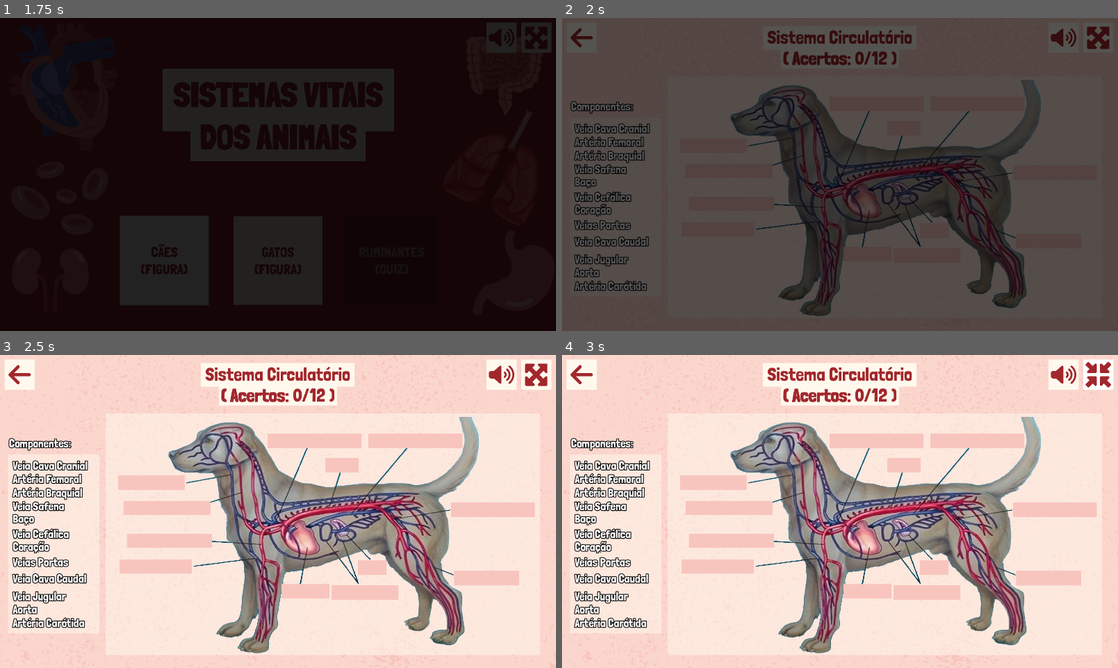
Above: before the commit, frames 1-4 (two rows, left to right).
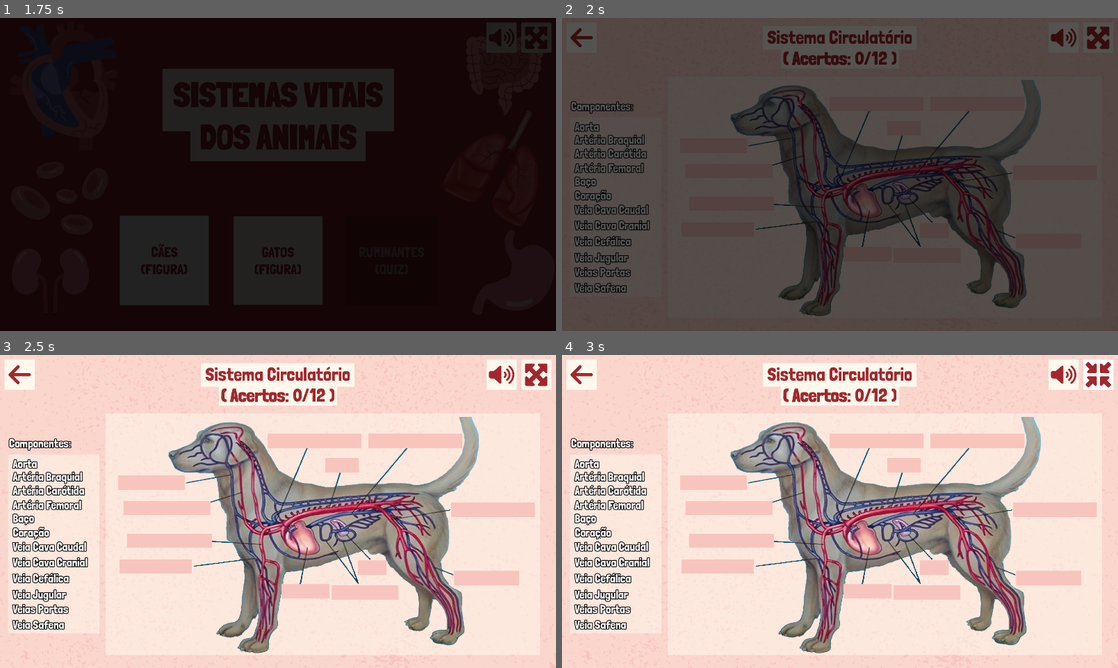
Above: after the commit, the same moments.

Repository: telmotrooper/vet-game
Game: Godot game, scene res://main.tscn
The game is run twice, just before and just after one commit, with the same random seed, the same clock (stepped at 60 frames per second) and the same inputs.
Inputs (mouse positions are in pixels of both pictures, inside the frame that each line leads up to):
- Up to frame 1 (1.75 s): tap Enter at 0.5 s; click "CÃES (FIGURA)" at 1.25 s
- Up to frame 2 (2 s): no input
- Up to frame 3 (2.5 s): click (533, 373) at 2 s
- Up to frame 4 (3 s): click (1095, 373) at 2.75 s

Frame 1 is identical in both runs. In frame 2, 2.2% of the frame differs, in the area x 2-16%, y 33-88%; in frame 3, 3.4%; in frame 4, 3.4%.

Commit message:
organized components for dog

Diff:
--- a/dog_level/dog_level.tscn
+++ b/dog_level/dog_level.tscn
@@ -261,11 +261,20 @@
 
 [node name="Pieces" type="Node" parent="."]
 
+[node name="ColorRect" type="ColorRect" parent="Pieces"]
+self_modulate = Color(1, 1, 1, 0.509804)
+offset_left = 28.0
+offset_top = 342.0
+offset_right = 344.0
+offset_bottom = 961.0
+mouse_filter = 2
+color = Color(1, 0.972549, 0.929412, 1)
+
 [node name="VeiaJugular" type="Label" parent="Pieces"]
 offset_left = 44.0
-offset_top = 809.0
+offset_top = 803.0
 offset_right = 228.0
-offset_bottom = 858.0
+offset_bottom = 852.0
 mouse_filter = 1
 text = "Veia Jugular"
 horizontal_alignment = 1
@@ -273,9 +282,9 @@
 
 [node name="ArteriaFemoral" type="Label" parent="Pieces"]
 offset_left = 44.0
-offset_top = 404.0
+offset_top = 494.0
 offset_right = 281.0
-offset_bottom = 453.0
+offset_bottom = 543.0
 mouse_filter = 1
 text = "Artéria Femoral"
 horizontal_alignment = 1
@@ -283,9 +292,9 @@
 
 [node name="ArteriaCarotida" type="Label" parent="Pieces"]
 offset_left = 44.0
-offset_top = 901.0
+offset_top = 444.0
 offset_right = 292.0
-offset_bottom = 950.0
+offset_bottom = 493.0
 mouse_filter = 1
 text = "Artéria Carótida"
 horizontal_alignment = 1
@@ -293,9 +302,9 @@
 
 [node name="ArteriaBraquial" type="Label" parent="Pieces"]
 offset_left = 44.0
-offset_top = 451.0
+offset_top = 396.0
 offset_right = 284.0
-offset_bottom = 500.0
+offset_bottom = 445.0
 mouse_filter = 1
 text = "Artéria Braquial"
 horizontal_alignment = 1
@@ -303,9 +312,9 @@
 
 [node name="VeiaCefalica" type="Label" parent="Pieces"]
 offset_left = 44.0
-offset_top = 594.0
+offset_top = 747.0
 offset_right = 238.0
-offset_bottom = 643.0
+offset_bottom = 796.0
 mouse_filter = 1
 text = "Veia Cefálica"
 horizontal_alignment = 1
@@ -313,59 +322,59 @@
 
 [node name="Coracao" type="Label" parent="Pieces"]
 offset_left = 44.0
+offset_top = 589.0
+offset_right = 170.0
+offset_bottom = 638.0
+mouse_filter = 1
+text = "Coração"
+horizontal_alignment = 1
+script = ExtResource("14_ni0bv")
+
+[node name="VeiasPortas" type="Label" parent="Pieces"]
+offset_left = 44.0
+offset_top = 853.0
+offset_right = 236.0
+offset_bottom = 902.0
+mouse_filter = 1
+text = "Veias Portas"
+horizontal_alignment = 1
+script = ExtResource("14_ni0bv")
+
+[node name="Baco" type="Label" parent="Pieces"]
+offset_left = 44.0
+offset_top = 540.0
+offset_right = 118.0
+offset_bottom = 588.0
+mouse_filter = 1
+text = "Baço"
+horizontal_alignment = 1
+script = ExtResource("14_ni0bv")
+
+[node name="VeiaSafena" type="Label" parent="Pieces"]
+offset_left = 44.0
+offset_top = 907.0
+offset_right = 222.0
+offset_bottom = 956.0
+mouse_filter = 1
+text = "Veia Safena"
+horizontal_alignment = 1
+script = ExtResource("14_ni0bv")
+
+[node name="VeiaCavaCaudal" type="Label" parent="Pieces"]
+offset_left = 44.0
 offset_top = 638.0
-offset_right = 170.0
+offset_right = 298.0
 offset_bottom = 687.0
 mouse_filter = 1
-text = "Coração"
-horizontal_alignment = 1
-script = ExtResource("14_ni0bv")
-
-[node name="VeiasPortas" type="Label" parent="Pieces"]
-offset_left = 44.0
-offset_top = 691.0
-offset_right = 236.0
-offset_bottom = 740.0
-mouse_filter = 1
-text = "Veias Portas"
-horizontal_alignment = 1
-script = ExtResource("14_ni0bv")
-
-[node name="Baco" type="Label" parent="Pieces"]
-offset_left = 44.0
-offset_top = 541.0
-offset_right = 118.0
-offset_bottom = 590.0
-mouse_filter = 1
-text = "Baço"
-horizontal_alignment = 1
-script = ExtResource("14_ni0bv")
-
-[node name="VeiaSafena" type="Label" parent="Pieces"]
-offset_left = 44.0
-offset_top = 498.0
-offset_right = 222.0
-offset_bottom = 547.0
-mouse_filter = 1
-text = "Veia Safena"
-horizontal_alignment = 1
-script = ExtResource("14_ni0bv")
-
-[node name="VeiaCavaCaudal" type="Label" parent="Pieces"]
-offset_left = 44.0
-offset_top = 748.0
-offset_right = 298.0
-offset_bottom = 797.0
-mouse_filter = 1
 text = "Veia Cava Caudal"
 horizontal_alignment = 1
 script = ExtResource("14_ni0bv")
 
 [node name="Aorta" type="Label" parent="Pieces"]
 offset_left = 44.0
-offset_top = 854.0
+offset_top = 352.0
 offset_right = 128.0
-offset_bottom = 903.0
+offset_bottom = 401.0
 mouse_filter = 1
 text = "Aorta"
 horizontal_alignment = 1
@@ -373,9 +382,9 @@
 
 [node name="VeiaCavaCranial" type="Label" parent="Pieces"]
 offset_left = 44.0
-offset_top = 358.0
+offset_top = 692.0
 offset_right = 302.0
-offset_bottom = 407.0
+offset_bottom = 741.0
 mouse_filter = 1
 text = "Veia Cava Cranial"
 horizontal_alignment = 1
@@ -491,15 +500,6 @@
 label_settings = SubResource("LabelSettings_hcqab")
 horizontal_alignment = 1
 
-[node name="ColorRect" type="ColorRect" parent="."]
-self_modulate = Color(1, 1, 1, 0.509804)
-offset_left = 28.0
-offset_top = 342.0
-offset_right = 344.0
-offset_bottom = 961.0
-mouse_filter = 2
-color = Color(1, 0.972549, 0.929412, 1)
-
 [node name="PinkStain" type="Sprite2D" parent="."]
 visible = false
 position = Vector2(113, 585)
